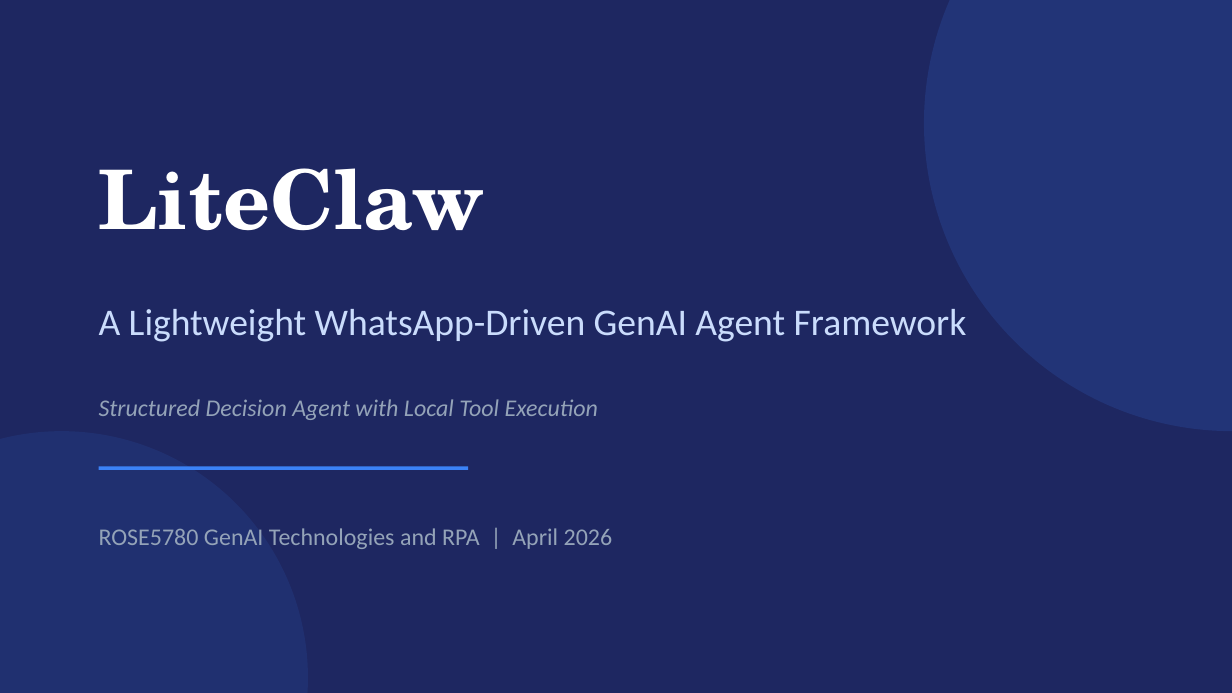
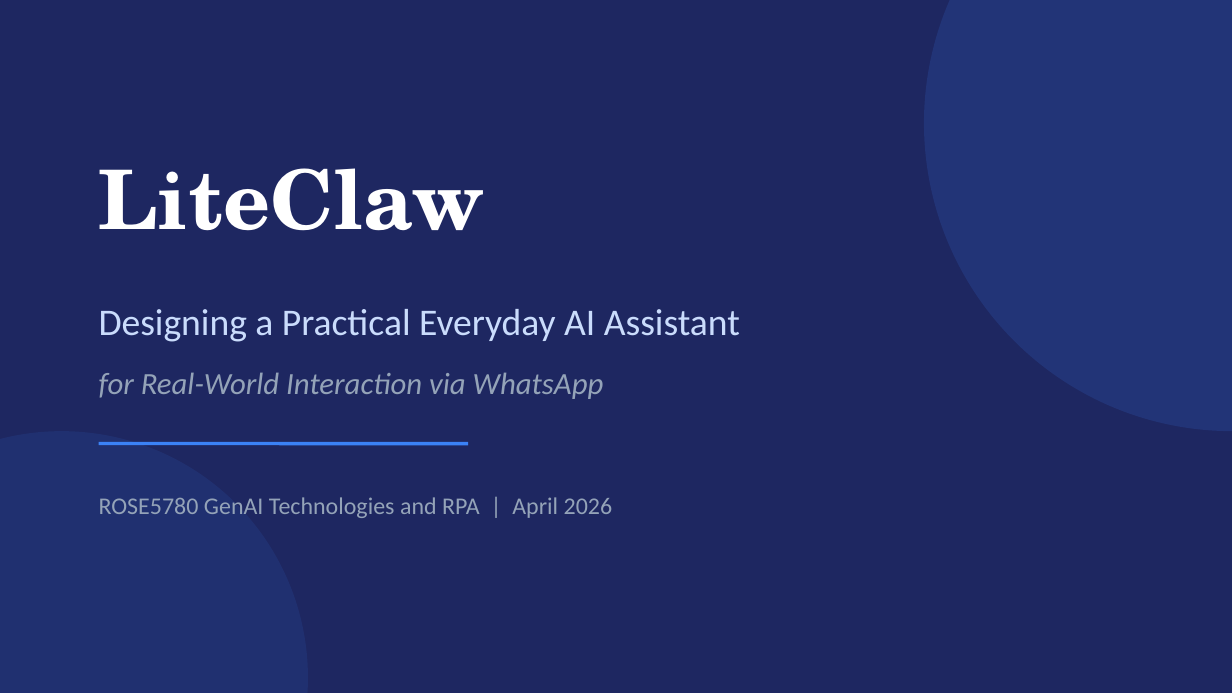
Before and after one commit to LIJianxuanLeo/liteclaw, a slide deck: slide 1 of docs/presentation.pptx. Drawn at 1232x693 pixels with LibreOffice and Linux fonts; fonts in the diff are those of the drawing. Boxes give left, top, right and bottom in pixels: in the first picture for what was removed or moved away, otherwise in the second. Text is boxed around its words. In the diff, an @@ line names an element or a change of style, - is before the commit and + after.

```diff
--- a/docs/presentation.pptx
+++ b/docs/presentation.pptx
@@ text at [99, 309, 740, 342]: text changed @@
-A Lightweight WhatsApp-Driven GenAI Agent Framework
+Designing a Practical Everyday AI Assistant
@@ text at [99, 372, 604, 399]: text changed; size 14 to 18 pt @@
-Structured Decision Agent with Local Tool Execution
+for Real-World Interaction via WhatsApp
@@ line moved from (99, 468) - (468, 468) to (99, 444) - (468, 444) @@
@@ text "ROSE5780 GenAI Technologies and RPA ...": place and size @@
-text "ROSE5780 GenAI Technologies and RPA ..." at [99, 528, 613, 549]
+text "ROSE5780 GenAI Technologies and RPA ..." at [99, 497, 613, 518]
```
Also in this commit, not shown: 4 other slides changed, 5 slides added, 5 slides removed, 4 other files.
